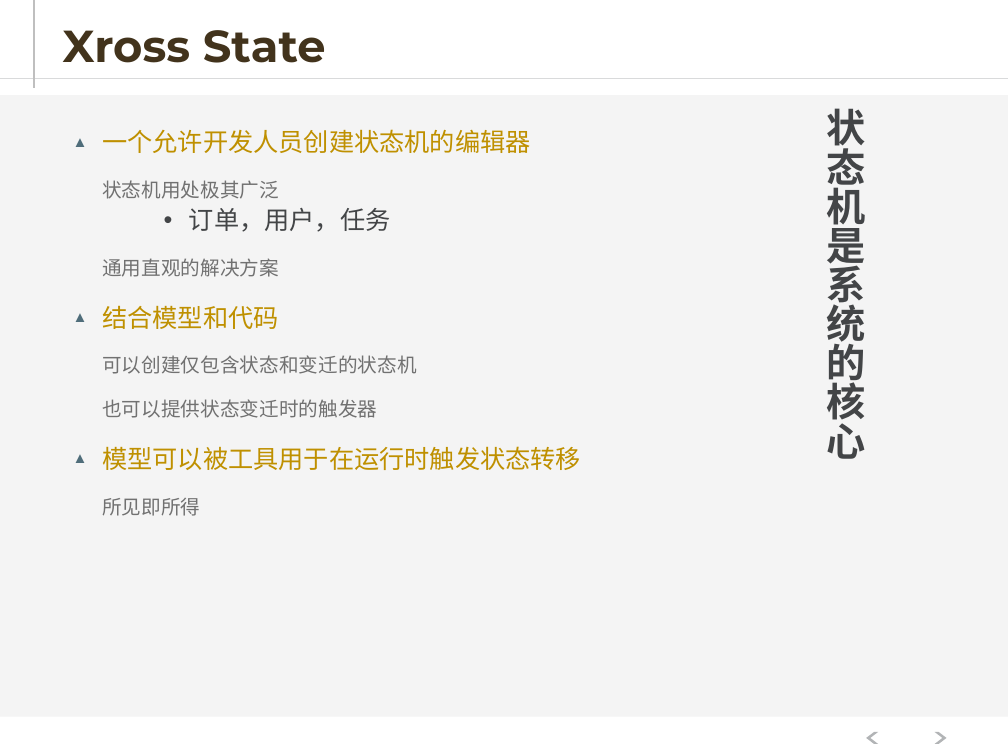
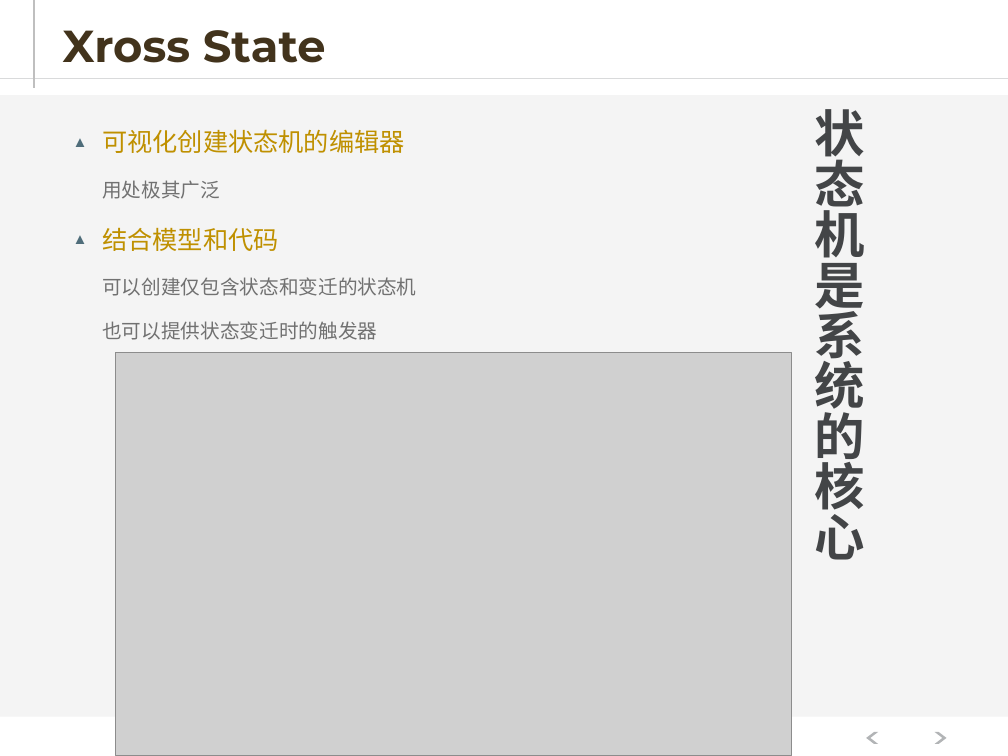
Before and after one commit to hejiehui/xross-tools-installer, a slide deck: slide 35 of doc/X-Series - 中文.pptx (slide 32 before the commit). Drawn at 1008x756 pixels with LibreOffice and Linux fonts; fonts in the diff are those of the drawing; grey boxes stand for pictures. Boxes give left, top, right and bottom in pixels: in the first picture for what was removed or moved away, otherwise in the second. Text is boxed around its words. In the diff, an @@ line names an element or a change of style, - is before the commit and + after.

```diff
--- a/doc/X-Series - 中文.pptx
+++ b/doc/X-Series - 中文.pptx
@@ text "状态机是系统的核心": place and size @@
-text "状态机是系统的核心" at box(827, 108, 866, 459)
+text "状态机是系统的核心" at box(815, 109, 865, 560)
@@ text "状态机是系统的核心" at box(815, 109, 865, 560): size 28 to 36 pt, font Arial to Noto Sans CJK SC @@
@@ text at box(102, 129, 404, 199): text changed; text colour #717171 to #BF9000 @@
-▲ 一个允许开发人员创建状态机的编辑器
-    状态机用处极其广泛
-    • 订单，用户，任务
-    通用直观的解决方案
+▲ 可视化创建状态机的编辑器
+    用处极其广泛
@@ picture added at box(116, 353, 792, 756) @@
@@ text at box(102, 446, 581, 516): paragraphs removed @@
-▲ 模型可以被工具用于在运行时触发状态转移
-    所见即所得
```
Also in this commit, not shown: 27 other slides changed, 11 slides added, 9 slides removed, 1 other file.
